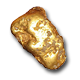
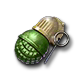
Layered file, before and after one edit (80px x 80px). Changes by layer:
added layer "Слой 9" above "icons-Image 1189" over [13, 16, 71, 66]
hid "10" over [10, 6, 69, 71]
